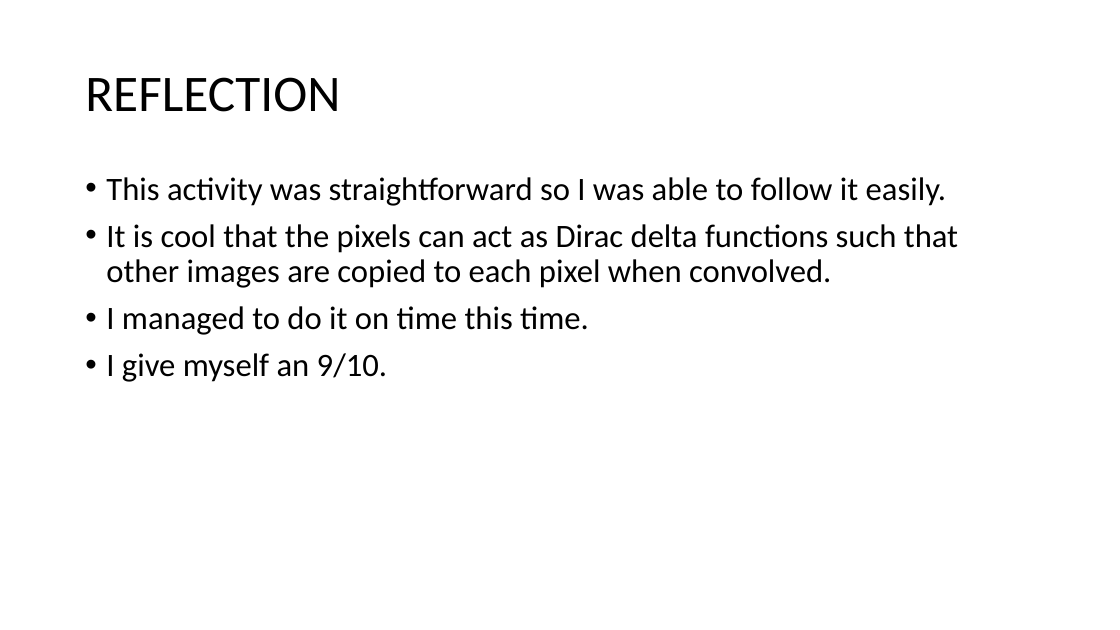
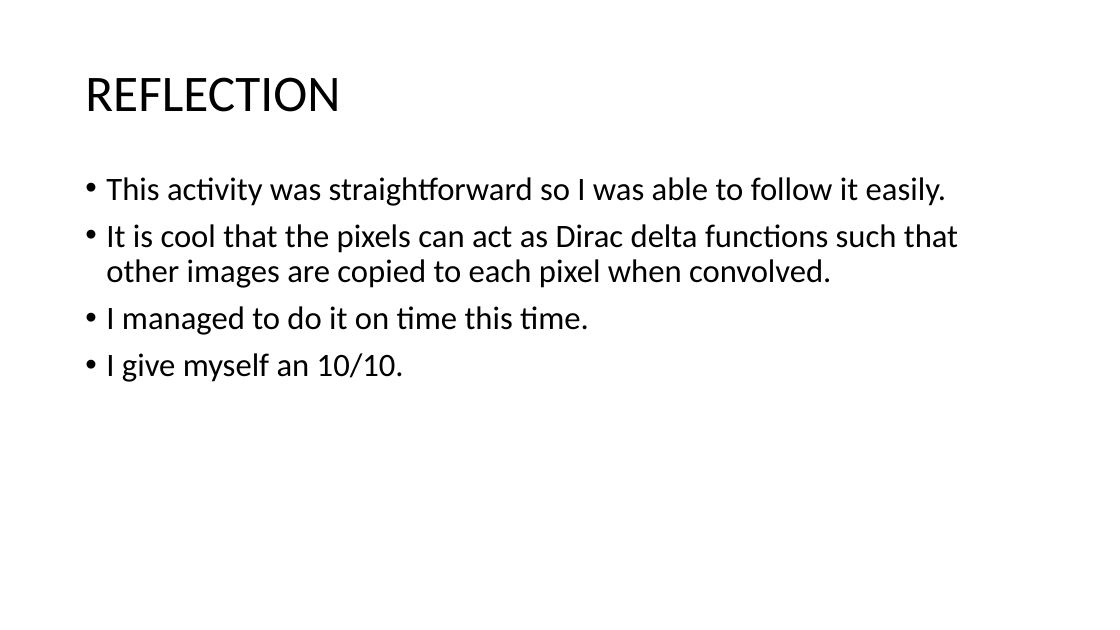
Before and after one commit to genvert/AP_157_FX-2_Vertudez, a slide deck: slide 8 of Activity 2/Vertudez_Activity_2_Part_1_Report.pptx. Drawn at 1120x630 pixels with LibreOffice and Linux fonts; fonts in the diff are those of the drawing. Boxes give left, top, right and bottom in pixels: in the first picture for what was removed or moved away, otherwise in the second. Text is boxed around its words. In the diff, an @@ line names an element or a change of style, - is before the commit and + after.

```diff
--- a/Activity 2/Vertudez_Activity_2_Part_1_Report.pptx
+++ b/Activity 2/Vertudez_Activity_2_Part_1_Report.pptx
@@ text at (106, 353, 404, 382): text changed @@
-• I give myself an 9/10.
+• I give myself an 10/10.
```
Also in this commit, not shown: 1 other file.
